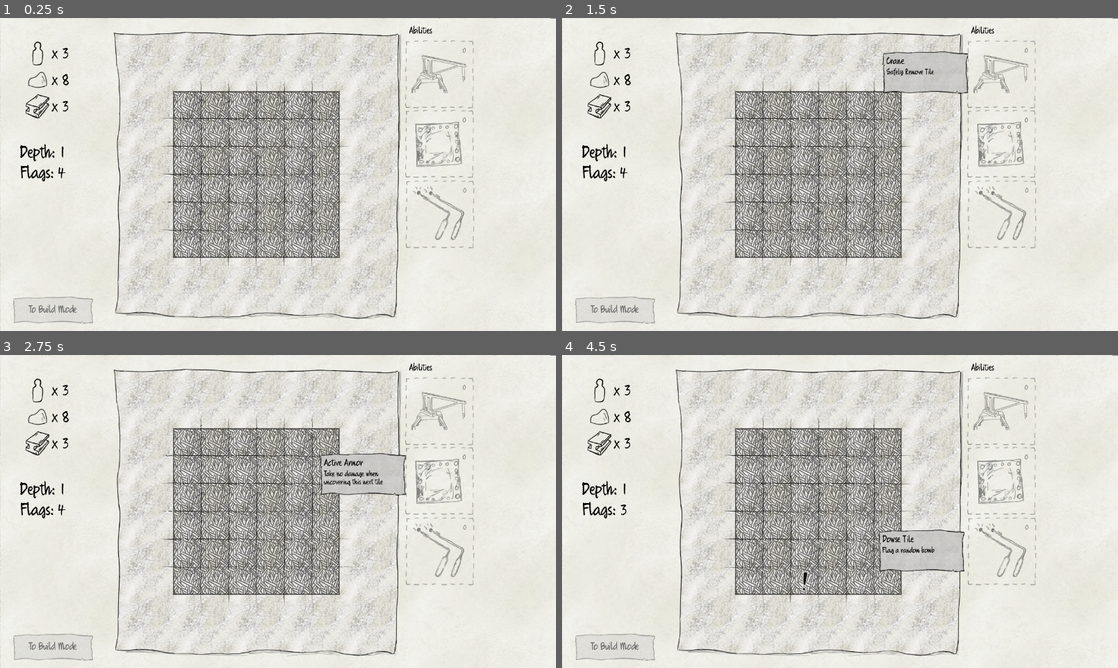
Above: before the commit, frames 1-4 (two rows, left to right).
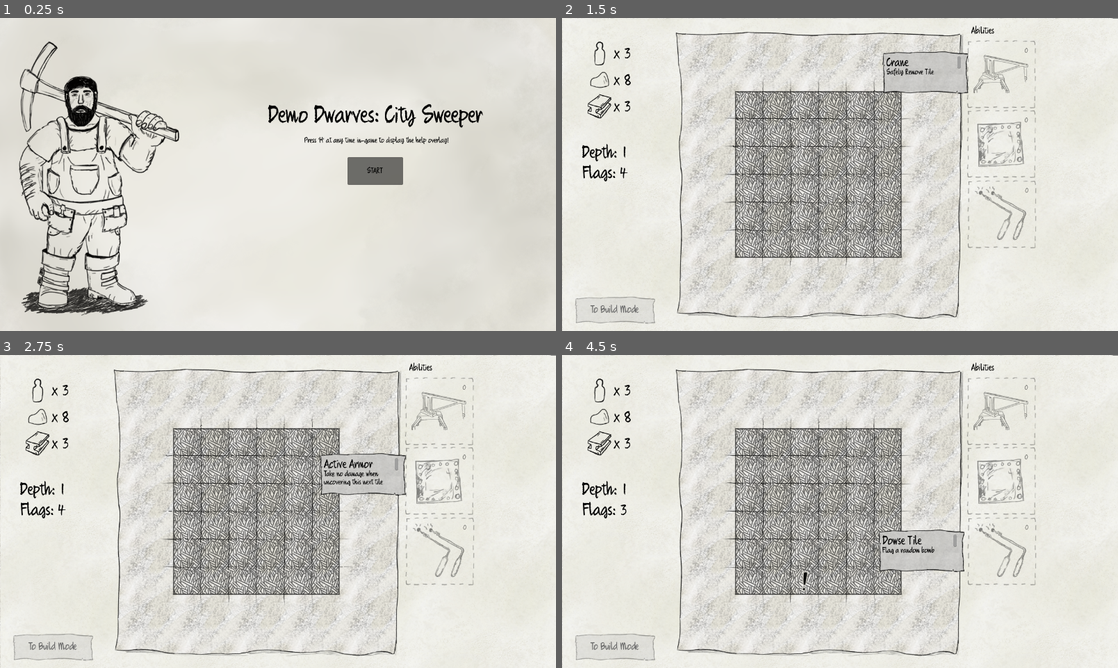
Above: after the commit, the same moments.

Repository: e-lain/MinesweeperDwarves
Game: Godot game, scene res://Title.tscn
Same seed, same stepped clock (60 frames per second), same inputs: the game is played once before the commit and once after it. Before the commit the project starts from res://Main.tscn.
Inputs (mouse positions are in pixels of both pictures, inside the frame that each line leads up to):
- Up to frame 1 (0.25 s): no input
- Up to frame 2 (1.5 s): click (940, 171) at 0.5 s, where only the run after the commit has a clickable "START"; move the mouse to (1001, 74) at 1.27 s; press the mouse at (1001, 74) at 1.28 s
- Up to frame 3 (2.75 s): move the mouse to (439, 480) at 2.02 s; release the mouse at (439, 480) at 2.03 s; right-click (439, 480) at 2.1 s; click (439, 480) at 2.17 s
- Up to frame 4 (4.5 s): move the mouse to (1001, 552) at 2.77 s; press the mouse at (1001, 552) at 2.78 s; move the mouse to (812, 574) at 3.52 s; release the mouse at (812, 574) at 3.53 s; right-click (812, 574) at 3.6 s; click (812, 574) at 3.67 s; move the mouse to (1006, 558) at 4.27 s; press the mouse at (1006, 558) at 4.28 s

The runs differ from the first frame. In frame 1, 28% of the frame differs, in the area x 0-100%, y 0-100%; in frame 2, less than 0.1%; in frame 3, 0.2%; in frame 4, 0.1%.

Commit message:
Add title screen

Diff:
--- /dev/null
+++ b/Title.gd
@@ -0,0 +1,15 @@
+extends Node2D
+
+
+# Called when the node enters the scene tree for the first time.
+func _ready():
+	pass # Replace with function body.
+
+
+# Called every frame. 'delta' is the elapsed time since the previous frame.
+func _process(delta):
+	pass
+
+
+func _on_button_pressed():
+	get_tree().change_scene_to_file("res://main.tscn")
--- /dev/null
+++ b/Title.tscn
@@ -0,0 +1,50 @@
+[gd_scene load_steps=4 format=3 uid="uid://bn3fb1r6c0upa"]
+
+[ext_resource type="Script" path="res://Title.gd" id="1_1tpif"]
+[ext_resource type="Theme" uid="uid://b6iv3a38m6uhb" path="res://UI.tres" id="1_k2e4r"]
+[ext_resource type="Texture2D" uid="uid://dtcx71mlo5m38" path="res://Assets/UI/TitleScreen.png" id="1_qaah5"]
+
+[node name="Title" type="Node2D"]
+script = ExtResource("1_1tpif")
+
+[node name="Control" type="Control" parent="."]
+layout_mode = 3
+anchors_preset = 0
+offset_right = 40.0
+offset_bottom = 40.0
+theme = ExtResource("1_k2e4r")
+
+[node name="TextureRect" type="TextureRect" parent="Control"]
+layout_mode = 0
+offset_right = 40.0
+offset_bottom = 40.0
+texture = ExtResource("1_qaah5")
+
+[node name="Title" type="Label" parent="Control"]
+layout_mode = 0
+offset_left = 448.0
+offset_right = 1280.0
+offset_bottom = 448.0
+theme_override_font_sizes/font_size = 50
+text = "Demo Dwarves: City Sweeper"
+horizontal_alignment = 1
+vertical_alignment = 1
+
+[node name="Button" type="Button" parent="Control"]
+layout_mode = 0
+offset_left = 800.0
+offset_top = 320.0
+offset_right = 928.0
+offset_bottom = 384.0
+text = "START"
+
+[node name="Help" type="Label" parent="Control"]
+layout_mode = 0
+offset_left = 624.0
+offset_top = 272.0
+offset_right = 1112.0
+offset_bottom = 294.0
+text = "Press 'H' at any time in-game to display the help overlay!"
+horizontal_alignment = 1
+
+[connection signal="pressed" from="Control/Button" to="." method="_on_button_pressed"]
--- a/UI.tres
+++ b/UI.tres
@@ -8,5 +8,5 @@
 Label/colors/font_color = Color(0, 0, 0, 1)
 Label/fonts/font = ExtResource("1_2yecv")
 RichTextLabel/colors/default_color = Color(0, 0, 0, 1)
-RichTextLabel/font_sizes/normal_font_size = 20
+RichTextLabel/font_sizes/normal_font_size = 25
 RichTextLabel/fonts/normal_font = ExtResource("1_2yecv")
--- a/project.godot
+++ b/project.godot
@@ -11,7 +11,7 @@
 [application]
 
 config/name="Minesweeper Dwarves"
-run/main_scene="res://Main.tscn"
+run/main_scene="res://Title.tscn"
 config/features=PackedStringArray("4.1", "GL Compatibility")
 config/icon="res://icon.svg"
 
